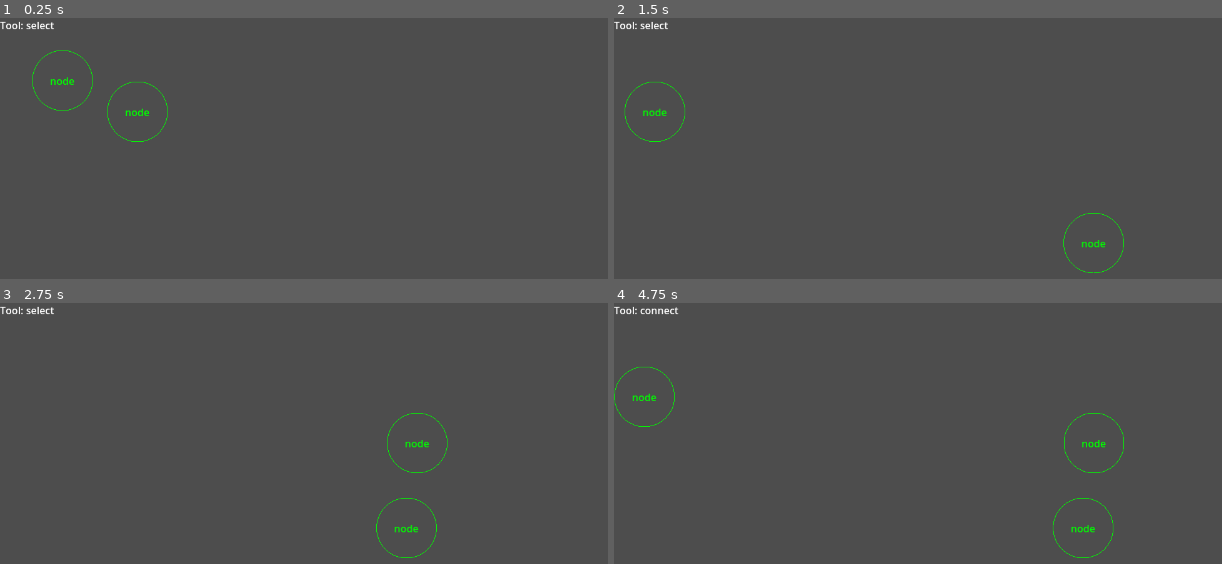
Above: before the commit, frames 1-4 (two rows, left to right).
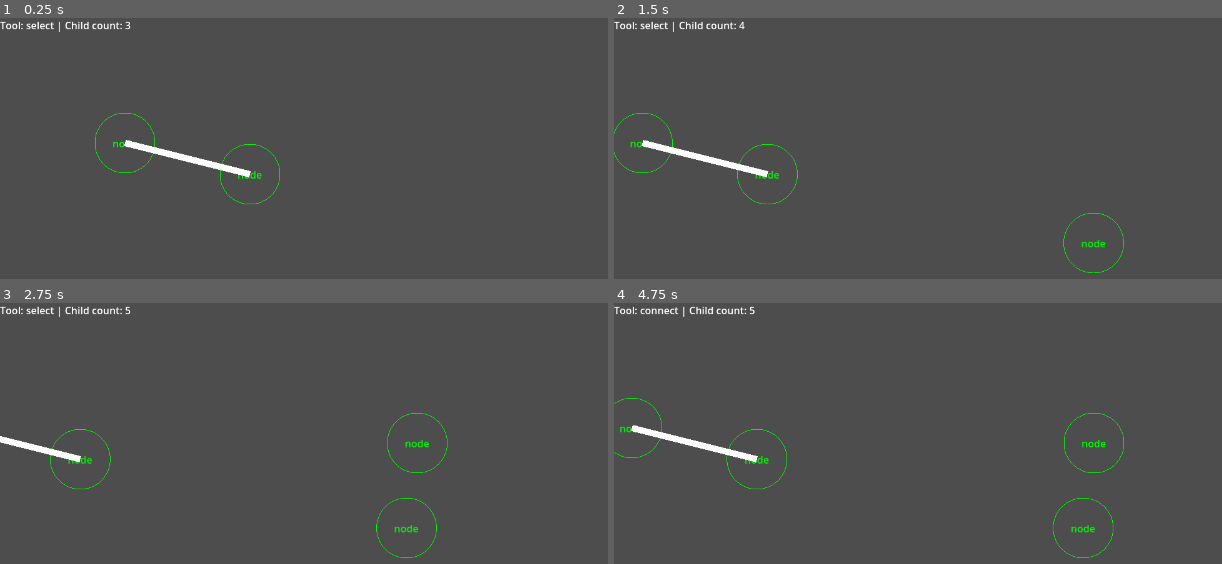
Above: after the commit, the same moments.

Repository: radomirbosak/poietic-playground
Game: Godot game, scene res://main.tscn
Same seed, same stepped clock (60 frames per second), same inputs: the game is played once before the commit and once after it.
Inputs (mouse positions are in pixels of both pictures, inside the frame that each line leads up to):
- Up to frame 1 (0.25 s): no input
- Up to frame 2 (1.5 s): tap Enter at 0.5 s; move the mouse to (1191, 242) at 0.52 s; hold Right (pan-right) 0.53-1.25 s; hold A (add-node) 0.53-1.25 s; click (1191, 242) at 0.8 s; drag from (outside the picture) to (outside the picture) at 1.27 s
- Up to frame 3 (2.75 s): tap Space at 2 s; move the mouse to (480, 443) at 2.02 s; hold Right (pan-right) from 2.03 s (still down); hold A (add-node) from 2.03 s (still down); click (480, 443) at 2.3 s
- Up to frame 4 (4.75 s): release Right (pan-right) at 2.75 s; release A (add-node) at 2.75 s; drag from (outside the picture) to (772, 477) at 2.77 s; tap Enter at 3.5 s; move the mouse to (outside the picture) at 3.52 s; hold Left (pan-left) 3.53-4.25 s; hold 3 (connect-tool) 3.53-4.25 s; click (outside the picture) at 3.8 s; drag from (772, 477) to (893, 428) at 4.27 s

The runs differ from the first frame. In frame 1, 1.4% of the frame differs, in the area x 5-47%, y 1-72%; in frame 2, 1.2%; in frame 3, 0.7%; in frame 4, 1.2%.

Commit message:
Added connection adding
- added canvas add_connection(...)
- update connections when node moves

Diff:
--- a/diagram_canvas.gd
+++ b/diagram_canvas.gd
@@ -8,9 +8,12 @@
 var deceleration = 600     # Deceleration rate
 var velocity = Vector2.ZERO  # Current velocity of the camera
 
+# Content
+var connections: Array[DiagramConnection] = []
+
 # Connector tool
-var current_connector: Node2D = null
-var connector_origin: Node2D = null
+var dragging_connection: DiagramConnection = null
+var dragging_target: Node2D = null
 
 # Called when the node enters the scene tree for the first time.
 func _ready():
@@ -45,13 +48,11 @@
 	position += velocity * delta
 
 
-
-func object_at_position(position: Vector2):
+func object_at_position(test_position: Vector2):
 	for child in get_children():
 		if not child is DiagramNode:
 			continue
-		var child_pos = child.get_global_transform().basis_xform(child.position)
-		if child.has_point(position):
+		if child.has_point(test_position):
 			return child
 
 	return null
@@ -67,7 +68,7 @@
 
 func handle_select_input(event):
 	if event is InputEventMouseButton:
-		if event.is_action_pressed("click"):
+		if event.is_pressed():
 			var mouse_position = get_viewport().get_mouse_position()
 			print("Click at ", event.position, " mouse at ", mouse_position)
 			var new_selection = object_at_position(mouse_position)
@@ -79,74 +80,88 @@
 			else:
 				selected_objects = []
 				is_dragging = false
-		elif event.is_action_released("click"):
-			print("RELEASE")
+		elif event.is_released():
+			print("Conclude move")
 			is_dragging = false
 
 	if event is InputEventMouseMotion and is_dragging:
-
-		print("Move to: ", event.position)
 		var move_delta = event.position - drag_position
 		for object in selected_objects:
-			object.position += move_delta
+			move_diagram_node(object, object.position + move_delta)
 		drag_position = event.position
 
 
 func handle_connect_input(event: InputEvent):
-	print("Is pressed: ", event.is_pressed(), " Is action pressed: ", event.is_action_pressed("click"))
-	print("Type ", event)
 	if event is InputEventMouseButton:
 		if event.is_pressed():
 			print("initiate connect")
 			var mouse_position = get_viewport().get_mouse_position()
 			var selection = object_at_position(mouse_position)
 			if selection != null:
-				create_connector(selection)
+				create_drag_connection(selection)
 				is_dragging = true
-				print("connect initiated at ", selection)
+				print("Connect initiated at ", selection)
 			else:
 				print("Empty connect click")
 				is_dragging = false
 		elif event.is_released():
+			print("Conclude connect")
+			if dragging_connection == null:
+				push_error("Concluding connection without connection node")
+				return
 			is_dragging = false
-			if current_connector != null:
-				current_connector.free()
+			dragging_target.free()
+
+			var mouse_position = get_viewport().get_mouse_position()
+			var target = object_at_position(mouse_position)
+			if target != null:
+				add_connection(dragging_connection.origin, target)
+			dragging_connection.free()
+			dragging_connection = null
 
 	elif event is InputEventMouseMotion and is_dragging:
 		print("Connect to: ", event.position)
-		drag_position = event.position
-		update_connector(drag_position)
+		var mouse_position = get_viewport().get_mouse_position()
+		dragging_target.position = dragging_target.get_parent().to_local(mouse_position)
+		dragging_connection.update_shape()
 
+func get_connections(node: DiagramNode) -> Array[DiagramConnection]:
+	var children: Array[DiagramConnection] = []
+	for conn in connections:
+		if conn.origin == node or conn.target == node:
+			children.append(conn)
+	return children
 
-func create_connector(origin):
-	var connector = Node2D.new()
-	connector.name = "connector"
-	add_child(connector)
-	connector_origin = origin
-	current_connector = connector
-	update_connector(origin.position)
+func move_diagram_node(node: DiagramNode, new_position: Vector2):
+	node.position = new_position
 
-func update_connector(target_location):
-	if connector_origin == null:
+	for connection in get_connections(node):
+		connection.update_shape()
+
+func create_drag_connection(origin):
+	if dragging_connection != null:
+		push_error("Creating drag connection when one already exists")
+	dragging_connection = DiagramConnection.new()
+	dragging_target = Node2D.new()
+	add_child(dragging_connection)
+	add_child(dragging_target)
+	dragging_target.position = origin.position
+	dragging_connection.set_connection(origin, dragging_target)
+
+	dragging_connection.update_shape()
+
+func add_node(new_position: Vector2) -> DiagramNode:
+	var node: DiagramNode = DiagramNode.new()
+	node.set_position(new_position)
+	add_child(node)
+	return node
+
+func add_connection(origin: DiagramNode, target: DiagramNode):
+	if origin == null or target == null:
+		push_error("Trying to add a connection without origin or target")
 		return
-	if current_connector == null:
-		return
-
-	var line = current_connector.get_node("connector_line")
-	if not line:
-		line = Line2D.new()
-		line.name = "connector_line"
-		current_connector.add_child(line)
-
-	line.clear_points()
-
-	line.add_point(connector_origin.position)
-	line.add_point(target_location)
-
-
-func add_node(position: Vector2):
-	print("Adding node")
-	var scene = load("res://diagram_node.tscn")
-	var instance: DiagramNode = DiagramNode.new()
-	instance.set_position(position)
-	add_child(instance)
+	var conn = DiagramConnection.new()
+	conn.name = "diagram_connection"
+	add_child(conn)
+	conn.set_connection(origin, target)
+	connections.append(conn)
--- /dev/null
+++ b/diagram_connection.gd
@@ -0,0 +1,33 @@
+class_name DiagramConnection extends Node2D
+
+var line: Line2D
+var origin: DiagramNode
+var target: Node2D
+
+
+# Called when the node enters the scene tree for the first time.
+func _ready():
+	self.line = Line2D.new()
+	self.line.name = "line"
+	add_child(line)
+
+@warning_ignore("shadowed_variable")
+func set_connection(origin: DiagramNode, target: Node2D):
+	self.origin = origin
+	self.target = target
+	update_shape()
+
+@warning_ignore("shadowed_variable")
+func set_target(target: DiagramNode):
+	self.target = target
+	update_shape()
+
+func update_shape():
+	if origin == null or target == null:
+		push_warning("Updating connector shape without origin or target")
+		return
+	print("Update shape: ", origin.position, target.position)
+	line.clear_points()
+
+	line.add_point(origin.position)
+	line.add_point(target.position)
--- a/diagram_node.gd
+++ b/diagram_node.gd
@@ -2,8 +2,8 @@
 
 # var sprite: Sprite2D
 var label: Label # = $Label
-@onready var sprite = $Sprite
-@onready var outline = $Outline
+# @onready var sprite = $Sprite
+# @onready var outline = $Outline
 var shape: Shape2D
 
 # Called when the node enters the scene tree for the first time.
--- a/main.gd
+++ b/main.gd
@@ -3,8 +3,9 @@
 # Called when the node enters the scene tree for the first time.
 func _ready():
 	get_viewport().connect("size_changed", Callable(self, "_on_window_resized"))
-	$DiagramCanvas.add_node(Vector2(100, 100))
-	$DiagramCanvas.add_node(Vector2(220, 150))
+	var a = $DiagramCanvas.add_node(Vector2(200, 200))
+	var b = $DiagramCanvas.add_node(Vector2(400, 250))
+	$DiagramCanvas.add_connection(a, b)
 	update_status_text()
 
 	var config = ConfigFile.new()
@@ -25,8 +26,8 @@
 
 	elif event.is_action_pressed("add-node"):
 		var mouse_position = get_viewport().get_mouse_position()
-		var position = $DiagramCanvas.to_local(mouse_position)
-		$DiagramCanvas.add_node(position)
+		var new_postion = $DiagramCanvas.to_local(mouse_position)
+		$DiagramCanvas.add_node(new_postion)
 
 	elif event.is_action_pressed("delete"):
 		print("Delete (not yet)")
@@ -38,6 +39,9 @@
 	Global.current_tool = tool
 	update_status_text()
 
+func _process(delta):
+	update_status_text()
+
 func update_status_text():
 	var text = "Tool: "
 	if Global.current_tool == Global.Tool.SELECT:
@@ -46,8 +50,9 @@
 		text += "connect"
 	else:
 		text += "(UNKNOWN TOOL)"
+
+	text += " | Child count: " + str($DiagramCanvas.get_child_count())
 	$StatusText.text = text
-
 
 
 func _on_window_resized():
